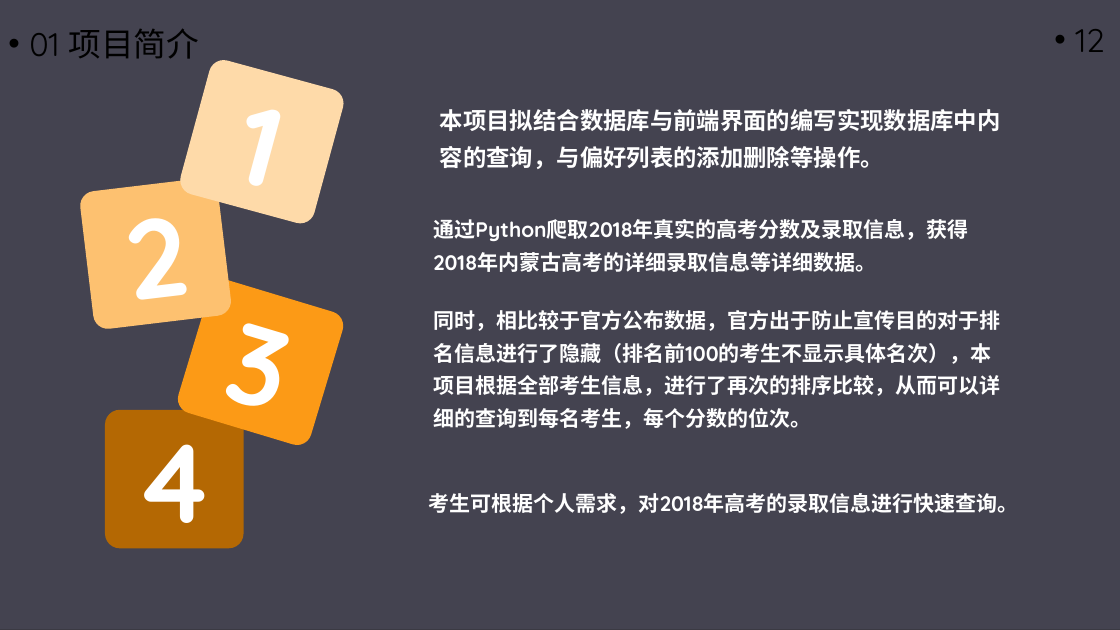
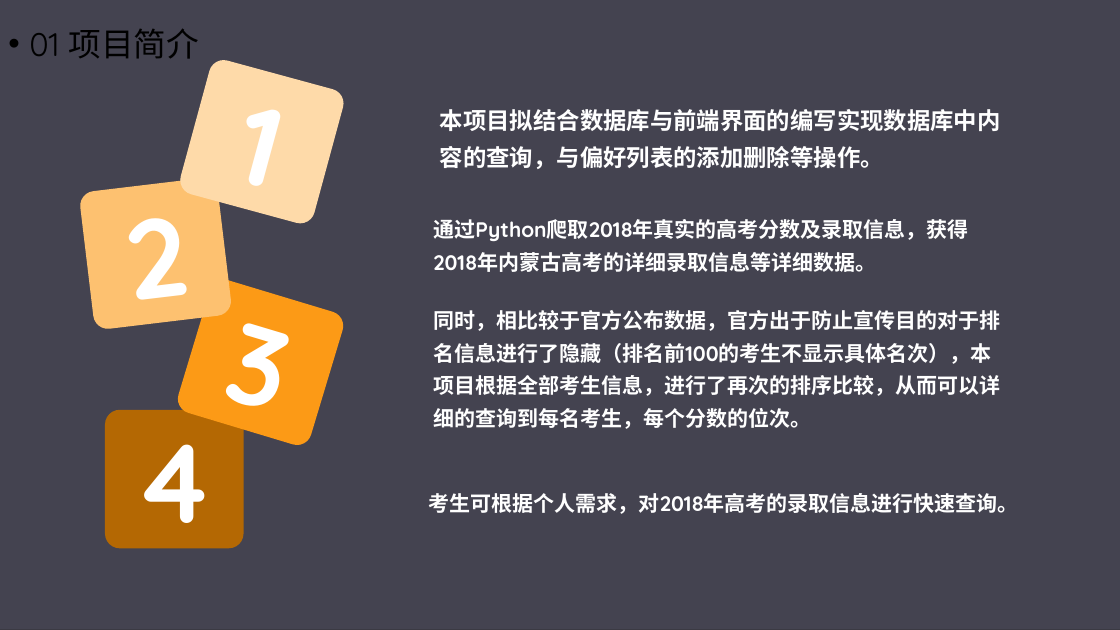
Before and after one commit to Azerrroth/dbgaokao-2019, a slide deck: slide 4 of 数据库展示.pptx. Drawn at 1120x630 pixels with LibreOffice and Linux fonts; fonts in the diff are those of the drawing; background and template pictures are left out; a plain dark background stands for a picture behind light text. Boxes give left, top, right and bottom in pixels: in the first picture for what was removed or moved away, otherwise in the second. Text is boxed around its words. In the diff, an @@ line names an element or a change of style, - is before the commit and + after.

```diff
--- a/数据库展示.pptx
+++ b/数据库展示.pptx
@@ text removed at (1075,29,1104,52) @@
-• 12
```
Also in this commit, not shown: 3 other slides changed, 2 slides added, 1 slide removed.
